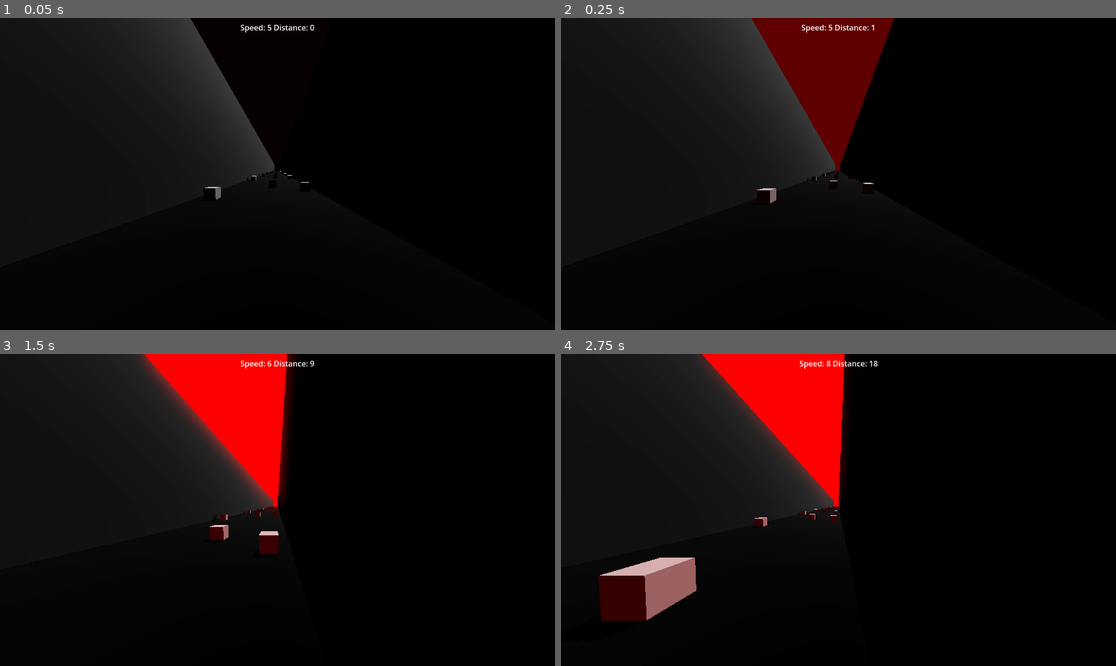
Above: before the commit, frames 1-4 (two rows, left to right).
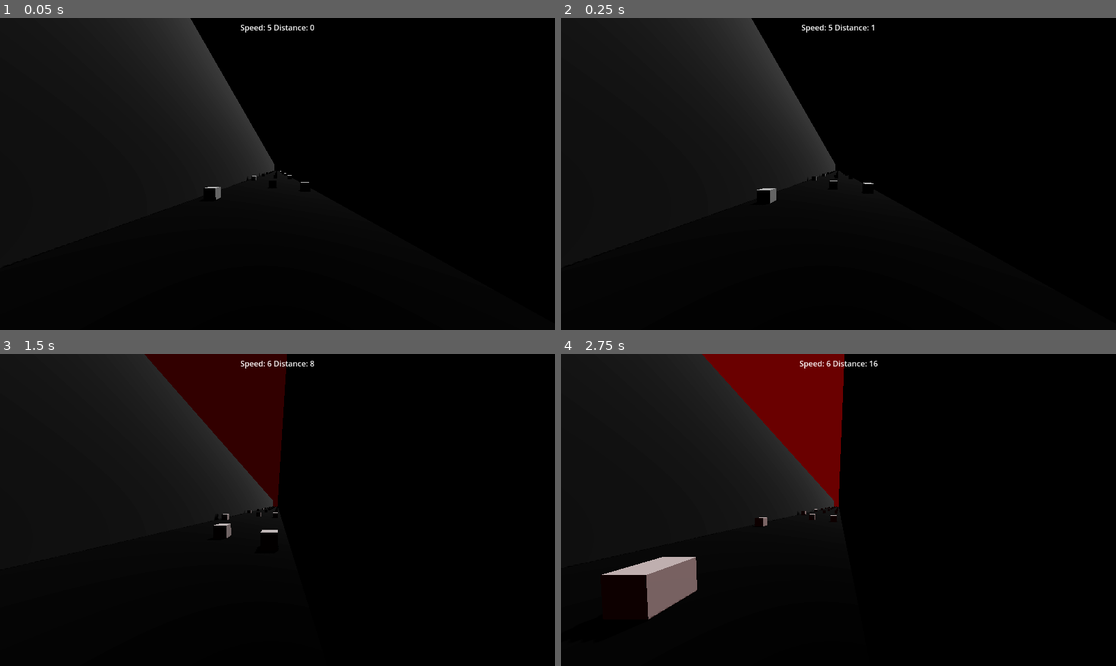
Above: after the commit, the same moments.

Repository: finalsabbath/3d-runner
Game: Godot game, scene res://scenes/world.tscn
Same seed, same stepped clock (60 frames per second), same inputs: the game is played once before the commit and once after it.
Inputs:
- Up to frame 1 (0.05 s): no input
- Up to frame 2 (0.25 s): no input
- Up to frame 3 (1.5 s): hold Right (ui_right) 0.53-1.28 s; hold Down (ui_down) from 1.28 s (still down)
- Up to frame 4 (2.75 s): release Down (ui_down) at 2.03 s; hold Right (ui_right) from 2.03 s (still down)

The runs differ from the first frame. In frame 1, less than 0.1% of the frame differs, in the area x 36-39%, y 6-58%; in frame 2, 6.2%; in frame 3, 8.4%; in frame 4, 9.6%, in the area x 6-58%, y 0-86%.

Commit message:
tie pulse interval to speed, add a sound effect on pulse

Diff:
--- a/3d-runner/scenes/player.gd
+++ b/3d-runner/scenes/player.gd
@@ -6,6 +6,7 @@
 ## Speed of character movement
 var speed = 5.0
 @onready var world_environment: WorldEnvironment = $"../WorldEnvironment"
+@onready var audio_stream_player: AudioStreamPlayer = $"../AudioStreamPlayer"
 
 var pulse: float = 0.0
 var pulse_up: bool = true
@@ -35,13 +36,14 @@
 func _pulse(delta: float) -> void:
 	world_environment.environment.background_energy_multiplier = pulse
 	if pulse_up:
-		pulse +=sin(delta)
+		pulse +=(GameStats.terrain_velocity * delta) * delta
 	else:
-		pulse -= sin(delta)
+		pulse -= (GameStats.terrain_velocity * delta) * delta
 
 	if pulse > 2:
 		pulse_up = false
-	elif pulse < 0:
+		audio_stream_player.play()
+	elif pulse < 1:
 		pulse_up = true
 
 
--- a/3d-runner/scenes/terrain_controller.gd
+++ b/3d-runner/scenes/terrain_controller.gd
@@ -26,7 +26,7 @@
 func _physics_process(delta: float) -> void:
 	_progress_terrain(delta)
 	GameStats.distance += GameStats.terrain_velocity * delta
-	GameStats.terrain_velocity += delta
+	GameStats.terrain_velocity += delta/2
 
 
 func _init_blocks(number_of_blocks: int) -> void:
--- a/3d-runner/scenes/world.tscn
+++ b/3d-runner/scenes/world.tscn
@@ -1,8 +1,9 @@
-[gd_scene load_steps=9 format=3 uid="uid://o13dbq1lmrfm"]
+[gd_scene load_steps=10 format=3 uid="uid://o13dbq1lmrfm"]
 
 [ext_resource type="Script" uid="uid://dcbnisljy5htt" path="res://scenes/player.gd" id="1_nnsk1"]
 [ext_resource type="PackedScene" uid="uid://0sprg6vnoira" path="res://scenes/terrain_controller.tscn" id="2_rwgxs"]
 [ext_resource type="PackedScene" uid="uid://b001uqla7yi5b" path="res://scenes/ui.tscn" id="3_4wyf3"]
+[ext_resource type="AudioStream" uid="uid://d2jfnqyxav07x" path="res://assets/Drone_doom.wav" id="4_k0juu"]
 
 [sub_resource type="ProceduralSkyMaterial" id="ProceduralSkyMaterial_e5uuo"]
 sky_horizon_color = Color(0.662243, 0.671743, 0.686743, 1)
@@ -54,4 +55,7 @@
 
 [node name="UI" parent="." instance=ExtResource("3_4wyf3")]
 
+[node name="AudioStreamPlayer" type="AudioStreamPlayer" parent="."]
+stream = ExtResource("4_k0juu")
+
 [connection signal="timeout" from="Timer" to="Player" method="_on_timer_timeout"]
Not shown, added: 3d-runner/assets/Drone_doom.wav.import
Not shown, added: 3d-runner/assets/Drone_doom.wav
